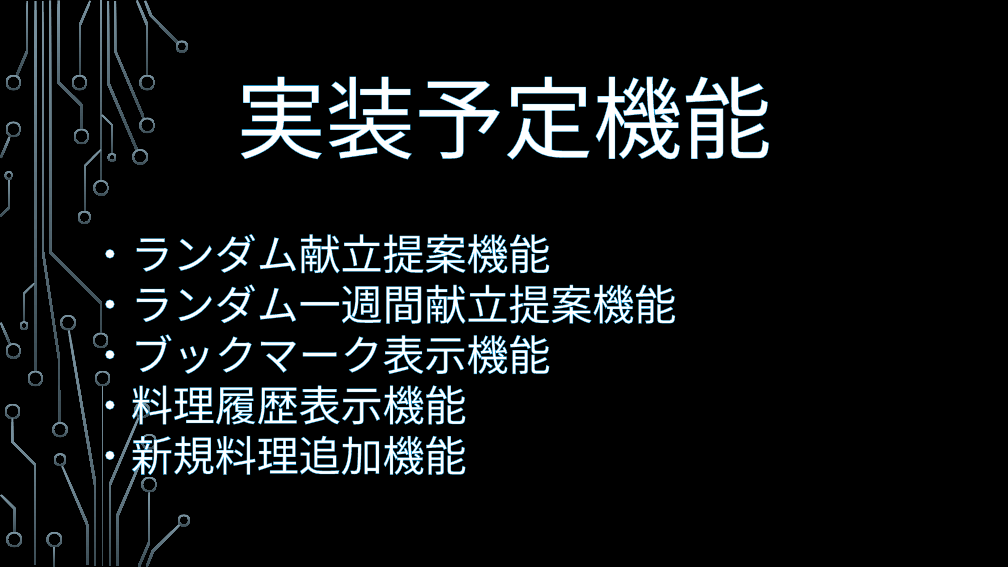
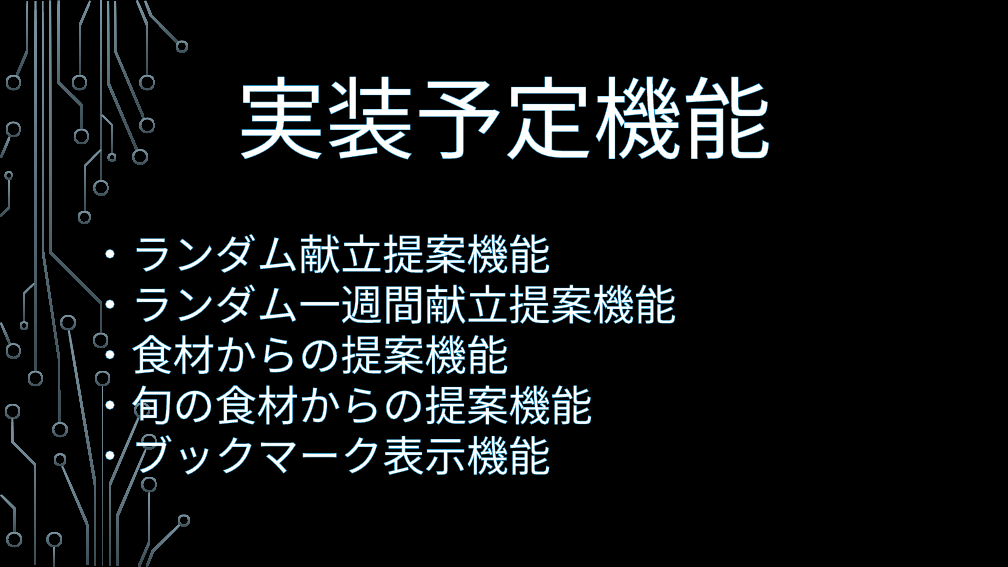
Before and after one commit to Simulaclia/MenuSuggester, a slide deck: slide 2 of doc/ER/献提 -MenuSuggester-.pptx. Drawn at 1008x567 pixels with LibreOffice and Linux fonts; fonts in the diff are those of the drawing; background and template pictures are left out. Boxes give left, top, right and bottom in pixels: in the first picture for what was removed or moved away, otherwise in the second. Text is boxed around its words. In the diff, an @@ line names an element or a change of style, - is before the commit and + after.

```diff
--- a/doc/ER/献提 -MenuSuggester-.pptx
+++ b/doc/ER/献提 -MenuSuggester-.pptx
@@ text at bbox=[89, 328, 592, 431]: paragraphs added @@
+・食材からの提案機能
+・旬の食材からの提案機能
@@ text at bbox=[89, 378, 467, 482]: paragraphs removed @@
-・料理履歴表示機能
-・新規料理追加機能
```
Also in this commit, not shown: 4 other slides changed, 8 slides added, 1 other file.
